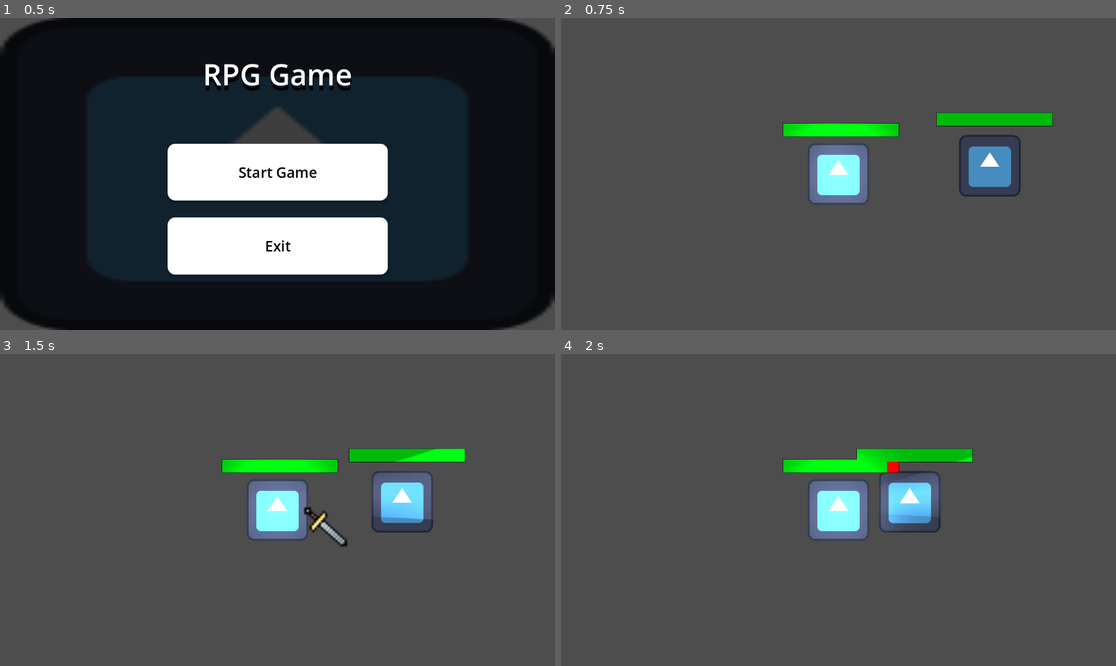
Above: before the commit, frames 1-4 (two rows, left to right).
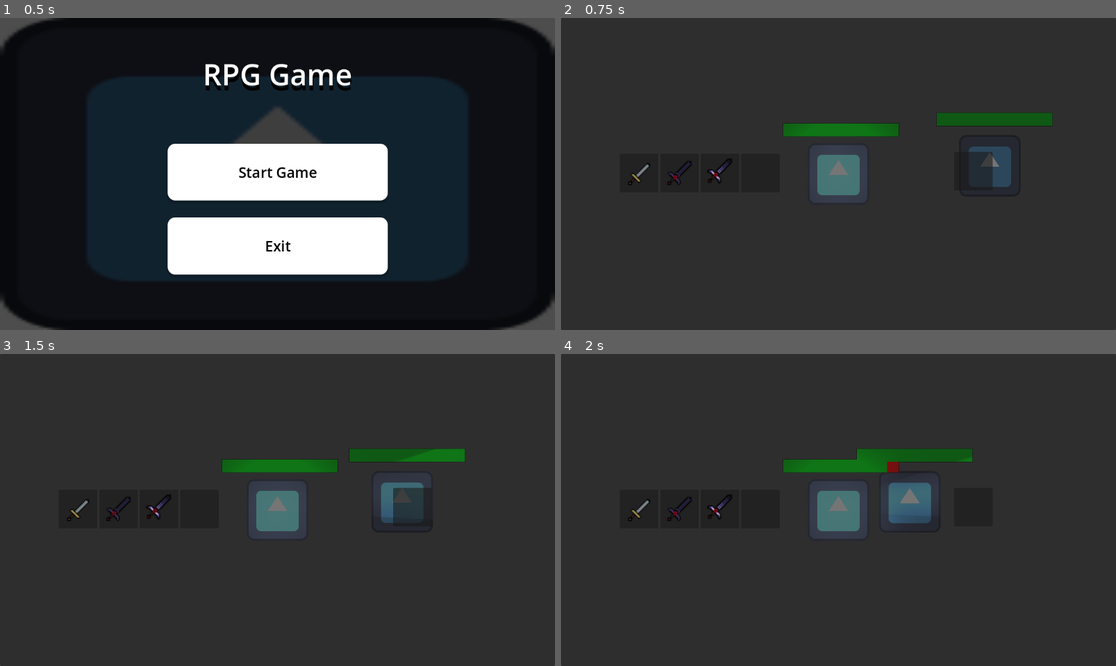
Above: after the commit, the same moments.

Repository: TDMXFFTF/RPG-GAME123
Game: Godot game, scene res://main_menu.tscn
Same seed, same stepped clock (60 frames per second), same inputs: the game is played once before the commit and once after it. The engine's default icon, where the game draws it, is replaced by a stand-in: a white triangle on a blue panel in a dark square.
Inputs (mouse positions are in pixels of both pictures, inside the frame that each line leads up to):
- Up to frame 1 (0.5 s): no input
- Up to frame 2 (0.75 s): click "Start Game" at 0.5 s
- Up to frame 3 (1.5 s): tap Enter at 1.25 s; move the mouse to (399, 494) at 1.27 s; press the mouse at (399, 494) at 1.28 s; hold D (right) from 1.28 s (still down)
- Up to frame 4 (2 s): keep holding D (right)

Frame 1 is identical in both runs. In frame 2, 100% of the frame differs, in the area x 0-100%, y 0-100%; in frame 3, 100%; in frame 4, 100%.

Commit message:
testing inventory'

Diff:
--- /dev/null
+++ b/new-game-project/Basic Sword.tres
@@ -0,0 +1,12 @@
+[gd_resource type="Resource" script_class="Item" load_steps=3 format=3 uid="uid://hpjeithfiy34"]
+
+[ext_resource type="Texture2D" uid="uid://c6g5br8ov8hku" path="res://basic sword.png" id="1_2iqo8"]
+[ext_resource type="Script" path="res://Item.gd" id="2_8ch36"]
+
+[resource]
+script = ExtResource("2_8ch36")
+name = "Basic Sword"
+damage = 1.0
+icon = ExtResource("1_2iqo8")
+animation = "sword"
+projectile = 0
--- /dev/null
+++ b/new-game-project/Final Sword.tres
@@ -0,0 +1,12 @@
+[gd_resource type="Resource" script_class="Item" load_steps=3 format=3 uid="uid://ck56xxwpaehuh"]
+
+[ext_resource type="Texture2D" uid="uid://7ff5tqvoxqre" path="res://final sword.png" id="1_r73hi"]
+[ext_resource type="Script" path="res://Item.gd" id="2_1evba"]
+
+[resource]
+script = ExtResource("2_1evba")
+name = "Final Sword"
+damage = 3.0
+icon = ExtResource("1_r73hi")
+animation = "sword"
+projectile = 0
--- /dev/null
+++ b/new-game-project/Item.gd
@@ -0,0 +1,9 @@
+extends Resource
+class_name Item
+
+@export var name : String
+@export var texture : Texture2D
+@export var damage : float
+@export var icon : Texture2D
+@export var animation : String
+@export var projectile : int
--- /dev/null
+++ b/new-game-project/Second Sword.tres
@@ -0,0 +1,12 @@
+[gd_resource type="Resource" script_class="Item" load_steps=3 format=3 uid="uid://cwcid627p5p0u"]
+
+[ext_resource type="Texture2D" uid="uid://mta8c28c735n" path="res://second sword.png" id="1_xjx1m"]
+[ext_resource type="Script" path="res://Item.gd" id="2_r7j2w"]
+
+[resource]
+script = ExtResource("2_r7j2w")
+name = "Second Sword"
+damage = 2.0
+icon = ExtResource("1_xjx1m")
+animation = "sword"
+projectile = 0
--- /dev/null
+++ b/new-game-project/character.gd
@@ -0,0 +1,5 @@
+extends GridContainer
+
+
+func equip(item):
+	get_tree().current_scene.find_child("Player").current_item = item
--- a/new-game-project/game.tscn
+++ b/new-game-project/game.tscn
@@ -1,12 +1,57 @@
-[gd_scene load_steps=3 format=3 uid="uid://c5p0o25nxbj2p"]
+[gd_scene load_steps=6 format=3 uid="uid://c5p0o25nxbj2p"]
 
 [ext_resource type="PackedScene" uid="uid://bjjy23482ltfb" path="res://player.tscn" id="1_oj6ds"]
+[ext_resource type="Script" path="res://inventory.gd" id="2_1ba64"]
 [ext_resource type="PackedScene" uid="uid://s1qekke3u7nt" path="res://mob.tscn" id="2_pnsiy"]
+[ext_resource type="PackedScene" uid="uid://b52xi0gtsmq6p" path="res://slot.tscn" id="3_8k5dn"]
+[ext_resource type="Script" path="res://character.gd" id="4_436i6"]
 
 [node name="Game" type="Node2D"]
 
 [node name="Mob" parent="." instance=ExtResource("2_pnsiy")]
 position = Vector2(859, 326)
 
+[node name="UI" type="CanvasLayer" parent="."]
+
+[node name="Manager" type="Panel" parent="UI"]
+anchors_preset = 15
+anchor_right = 1.0
+anchor_bottom = 1.0
+grow_horizontal = 2
+grow_vertical = 2
+
+[node name="Inventory" type="GridContainer" parent="UI/Manager"]
+layout_mode = 0
+offset_left = 122.0
+offset_top = 282.0
+offset_right = 454.0
+offset_bottom = 362.0
+columns = 5
+script = ExtResource("2_1ba64")
+
+[node name="Slot" parent="UI/Manager/Inventory" instance=ExtResource("3_8k5dn")]
+layout_mode = 2
+
+[node name="Slot2" parent="UI/Manager/Inventory" instance=ExtResource("3_8k5dn")]
+layout_mode = 2
+
+[node name="Slot3" parent="UI/Manager/Inventory" instance=ExtResource("3_8k5dn")]
+layout_mode = 2
+
+[node name="Slot4" parent="UI/Manager/Inventory" instance=ExtResource("3_8k5dn")]
+layout_mode = 2
+
+[node name="Character" type="GridContainer" parent="UI/Manager"]
+layout_mode = 0
+offset_left = 816.0
+offset_top = 278.0
+offset_right = 896.0
+offset_bottom = 358.0
+script = ExtResource("4_436i6")
+
+[node name="Slot" parent="UI/Manager/Character" instance=ExtResource("3_8k5dn")]
+layout_mode = 2
+
 [node name="Player" parent="." instance=ExtResource("1_oj6ds")]
 position = Vector2(545, 343)
+current_item = null
--- /dev/null
+++ b/new-game-project/inventory.gd
@@ -0,0 +1,22 @@
+extends GridContainer
+
+@onready var slots = get_children()
+
+func _ready():
+	add_item(load("res://Basic Sword.tres"))
+	add_item(load("res://Second Sword.tres"))
+	add_item(load("res://Final Sword.tres"))
+
+func add_item(item : Item):
+	for slot in slots:
+		if slot.item == null:
+			slot.item = item
+			return
+	print("Can't add any more item...")
+
+func remove_item(item : Item):
+	for slot in slots:
+		if slot.item == null:
+			slot.item = item
+			return
+	print("Item not found...")
--- a/new-game-project/player.gd
+++ b/new-game-project/player.gd
@@ -3,6 +3,9 @@
 @export var speed := 400
 @export var drag_factor := 12.0
 @export var max_health := 10
+@export var current_item : Item:
+	set(value):
+		current_item = value
 @onready var _health_bar: ProgressBar = %HealthBar
 @onready var _hit_box: Area2D = %HitBox
 @onready var _animation_player := $AnimationPlayer as AnimationPlayer
--- a/new-game-project/player.tscn
+++ b/new-game-project/player.tscn
@@ -1,7 +1,8 @@
-[gd_scene load_steps=14 format=3 uid="uid://bjjy23482ltfb"]
+[gd_scene load_steps=15 format=3 uid="uid://bjjy23482ltfb"]
 
 [ext_resource type="Script" path="res://player.gd" id="1_yqf8w"]
 [ext_resource type="Texture2D" uid="uid://c6bafqnvnprnp" path="res://icon.svg" id="2_5llva"]
+[ext_resource type="Resource" uid="uid://ck56xxwpaehuh" path="res://Final Sword.tres" id="2_jnuo7"]
 [ext_resource type="PackedScene" uid="uid://bh1artwwjkggp" path="res://health_bar.tscn" id="3_352dy"]
 [ext_resource type="Script" path="res://node_2d.gd" id="3_dbr1r"]
 [ext_resource type="Texture2D" uid="uid://cmbu23hrg3pce" path="res://Tlight.png" id="3_qbhfv"]
@@ -130,6 +131,7 @@
 position = Vector2(574, 326)
 motion_mode = 1
 script = ExtResource("1_yqf8w")
+current_item = ExtResource("2_jnuo7")
 
 [node name="Sprite2D" type="Sprite2D" parent="."]
 texture = ExtResource("2_5llva")
--- /dev/null
+++ b/new-game-project/slot.gd
@@ -0,0 +1,37 @@
+extends PanelContainer
+class_name Slot
+
+@onready var texture_rect = $TextureRect
+@export var item : Item = null:
+	set(value):
+		item = value
+		if get_parent().name == "Character":
+			get_parent().equip(item)
+		if value != null:
+			texture_rect.texture = value.icon
+		else:
+			texture_rect.texture = null
+
+func get_preview():
+	var preview_texture = TextureRect.new()
+	preview_texture.texture = texture_rect.texture
+	preview_texture.expand_mode = TextureRect.EXPAND_IGNORE_SIZE
+	preview_texture.custom_minimum_size = Vector2(20,20)
+
+	var preview = Control.new()
+	preview.add_child(preview_texture)
+	preview_texture.position = -0.5 * Vector2(20,20)
+
+	return preview
+
+func _get_drag_data(at_position):
+	set_drag_preview(get_preview())
+	return self
+
+func _can_drop_data(_pos, data):
+	return data is Slot
+
+func _drop_data(at_position, data):
+	var temp = item
+	item = data.item
+	data.item = temp
--- /dev/null
+++ b/new-game-project/slot.tscn
@@ -0,0 +1,15 @@
+[gd_scene load_steps=2 format=3 uid="uid://b52xi0gtsmq6p"]
+
+[ext_resource type="Script" path="res://slot.gd" id="1_salni"]
+
+[node name="Slot" type="PanelContainer"]
+custom_minimum_size = Vector2(80, 80)
+offset_right = 40.0
+offset_bottom = 40.0
+mouse_filter = 1
+script = ExtResource("1_salni")
+
+[node name="TextureRect" type="TextureRect" parent="."]
+layout_mode = 2
+expand_mode = 1
+stretch_mode = 5
